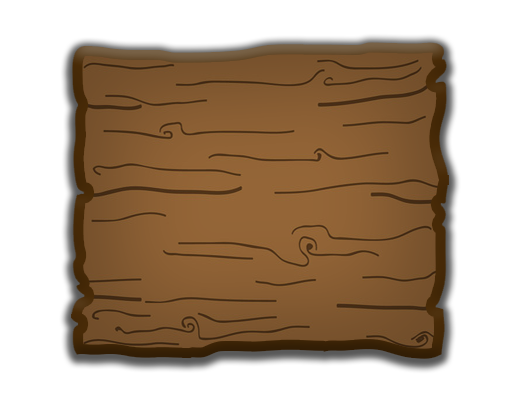
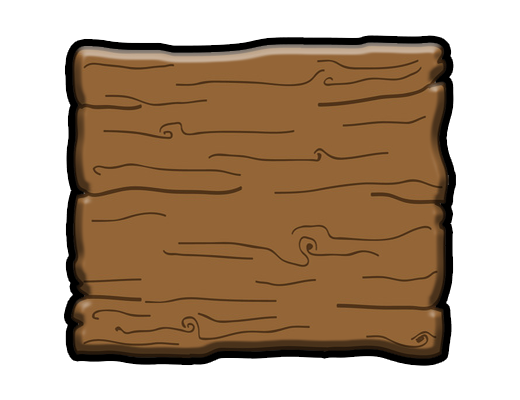
Before/after of a 520 x 400 layered artwork. What changed in the layer stack:
pixels changed over [59, 34, 461, 373] (layer not identified)
